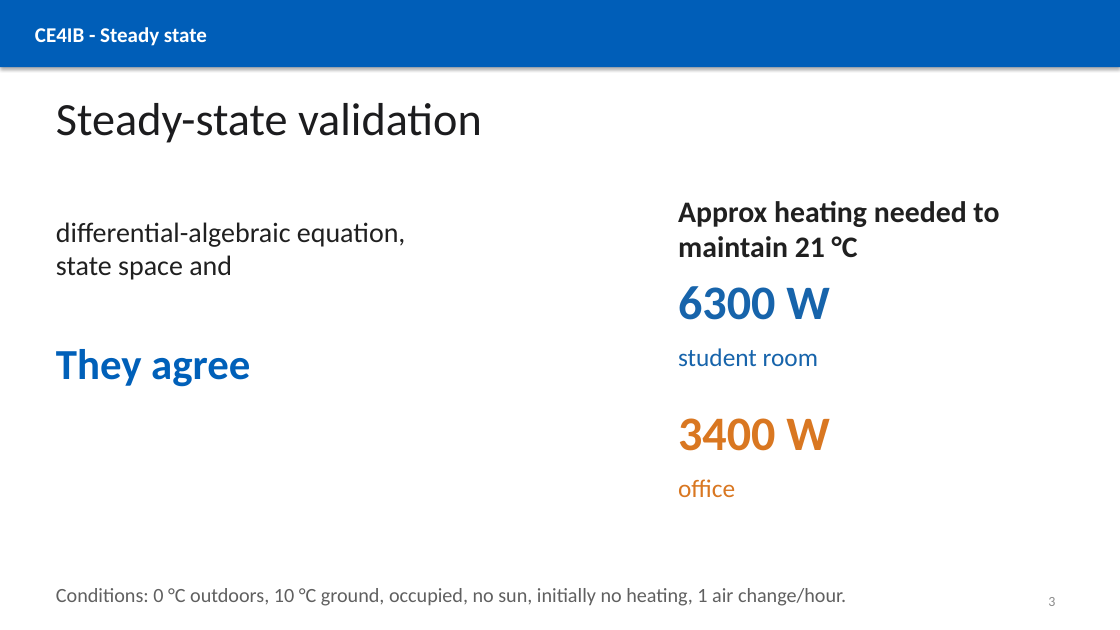
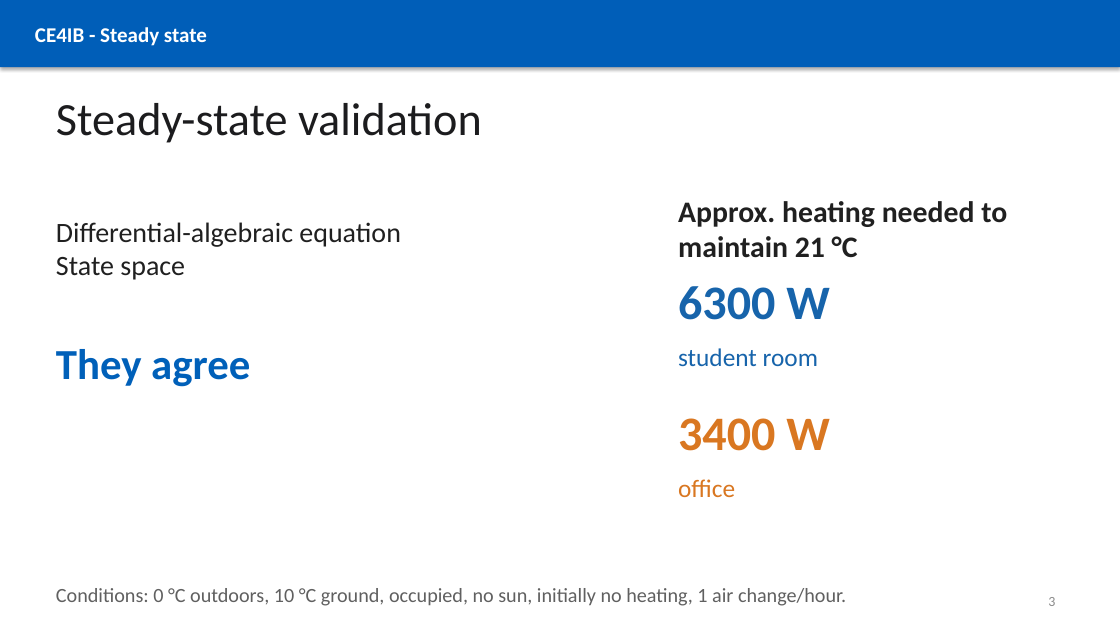
Before and after one commit to linokaiser/CE4IB, a slide deck: slide 3 of presentations/CE4IB_Building_Energy_Simulation.pptx. Drawn at 1120x630 pixels with LibreOffice and Linux fonts; fonts in the diff are those of the drawing. Boxes give left, top, right and bottom in pixels: in the first picture for what was removed or moved away, otherwise in the second. Text is boxed around its words. In the diff, an @@ line names an element or a change of style, - is before the commit and + after.

```diff
--- a/presentations/CE4IB_Building_Energy_Simulation.pptx
+++ b/presentations/CE4IB_Building_Energy_Simulation.pptx
@@ text at <box>678,201,1007,227</box>: text changed @@
-Approx heating needed to
+Approx. heating needed to
@@ text at <box>56,222,401,280</box>: text changed @@
-differential-algebraic equation,
-state space and
+Differential-algebraic equation
+State space
```
Also in this commit, not shown: 5 other slides changed, 5 other files.
